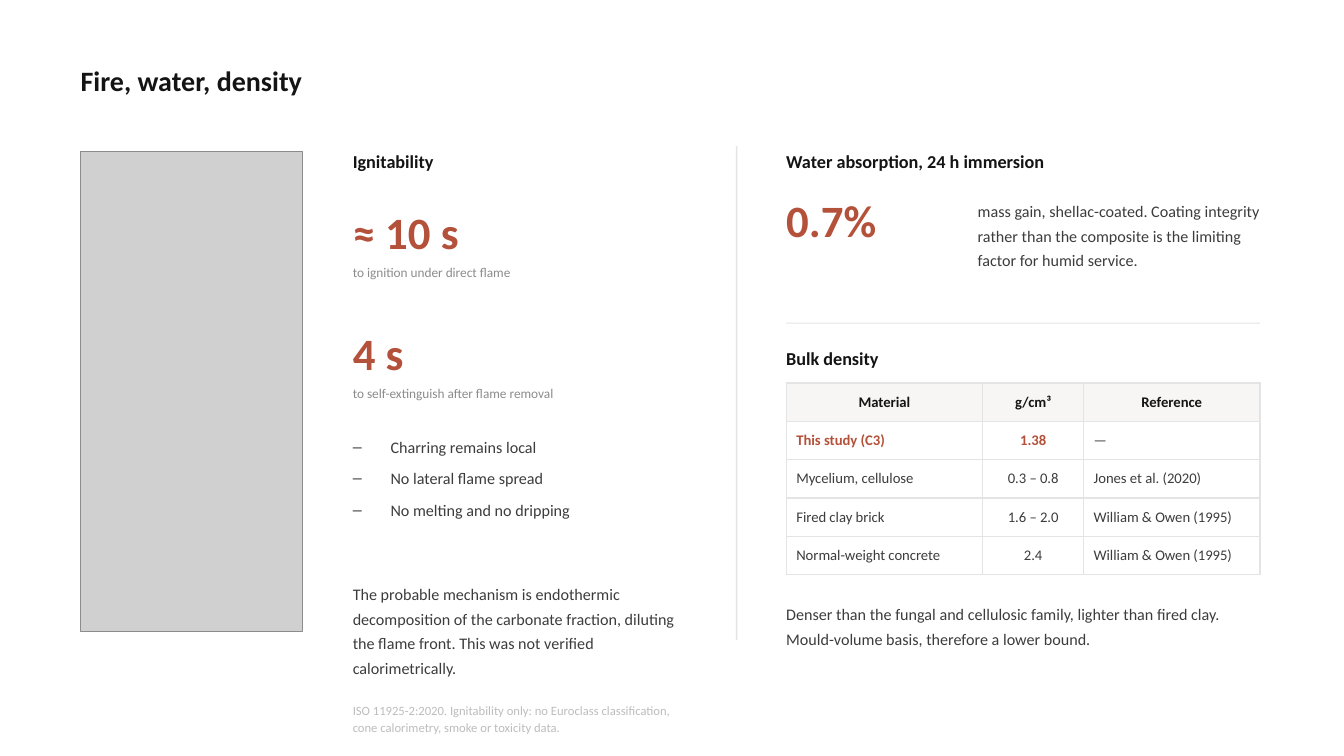
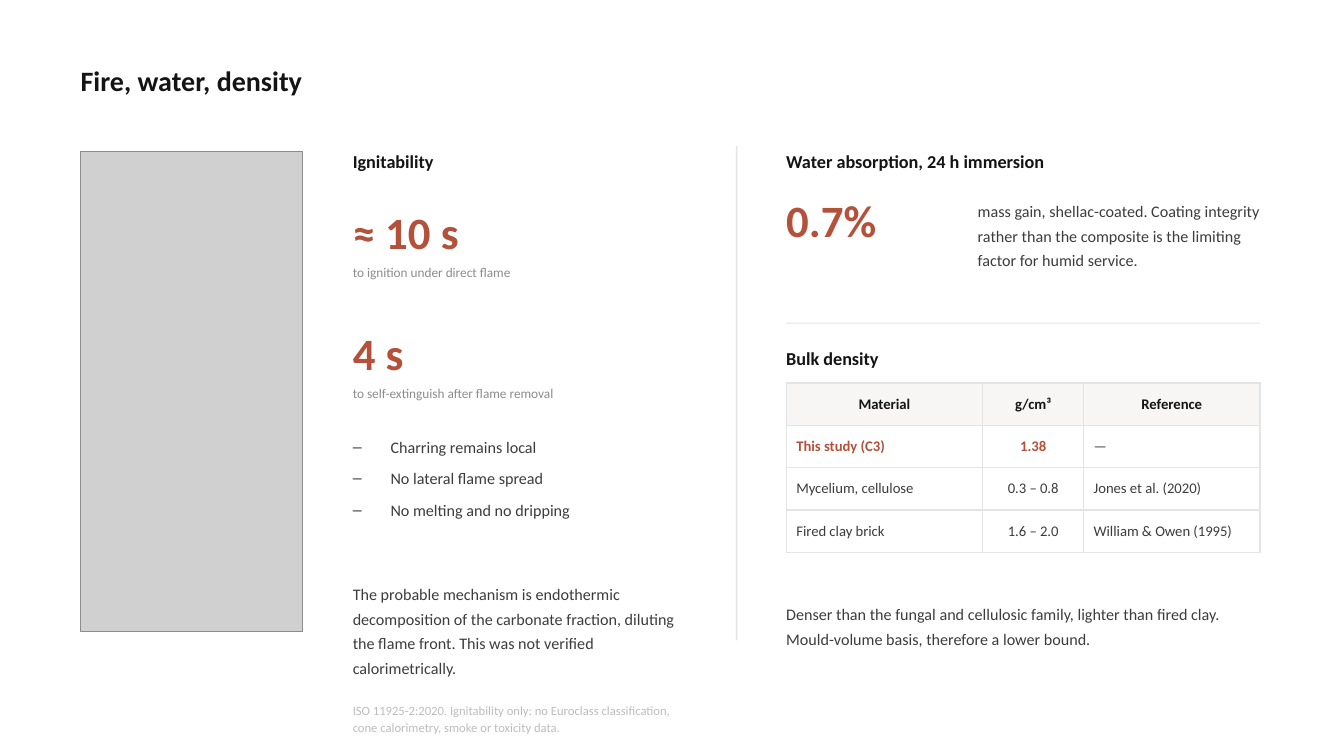
Before and after one commit to bunal91/sanat-ve-mekan, a slide deck: slide 21 of konferans-bildirisi/06-sunum/ICSMMEP26_Presentation_Unal.pptx. Drawn at 1344x756 pixels with LibreOffice and Linux fonts; fonts in the diff are those of the drawing; grey boxes stand for pictures. Boxes give left, top, right and bottom in pixels: in the first picture for what was removed or moved away, otherwise in the second. Text is boxed around its words. In the diff, an @@ line names an element or a change of style, - is before the commit and + after.

```diff
--- a/konferans-bildirisi/06-sunum/ICSMMEP26_Presentation_Unal.pptx
+++ b/konferans-bildirisi/06-sunum/ICSMMEP26_Presentation_Unal.pptx
@@ table at box(786, 383, 1260, 543) @@
-row 5: Normal-weight concrete | 2.4 | William & Owen (1995)
```
Also in this commit, not shown: 12 other slides changed, 1 slide added, 2 slides removed, 6 other files.
